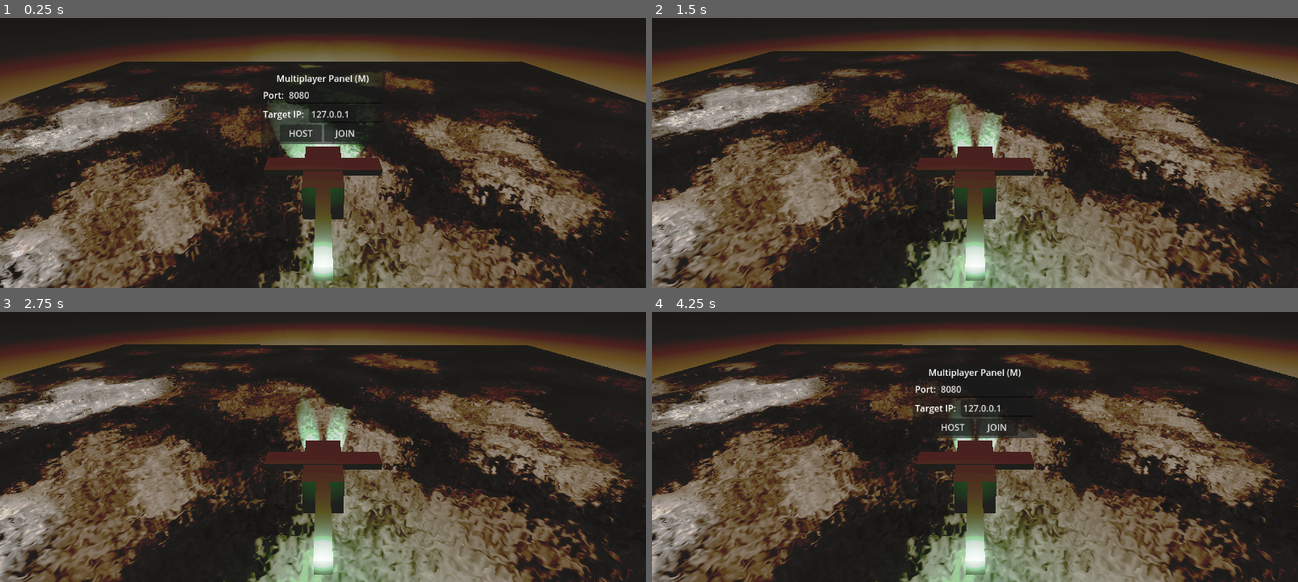
Above: before the commit, frames 1-4 (two rows, left to right).
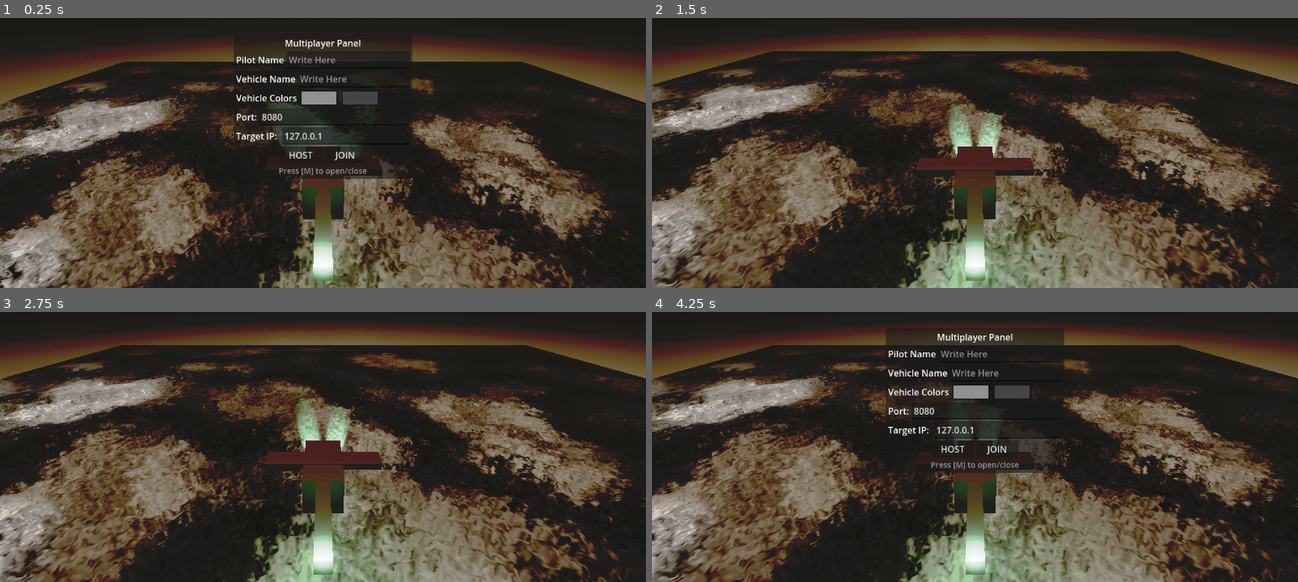
Above: after the commit, the same moments.

Repository: fracter2/here-be-le-dragon
Game: Godot game, scene res://Content/World.tscn
Two runs of this game, one before a commit and one after it. Both use one fixed random seed, a clock stepped at 60 frames per second and the inputs below.
Inputs:
- Up to frame 1 (0.25 s): no input
- Up to frame 2 (1.5 s): tap M (Menu) at 0.5 s; hold D (barrel_right) 0.53-1.28 s; tap P (flip_pitch) at 0.6, 1.35 s; hold Down (pitch_down) from 1.28 s (still down)
- Up to frame 3 (2.75 s): tap Space (thrust_up) at 2 s; release Down (pitch_down) at 2.03 s; hold D (barrel_right) from 2.03 s (still down); tap P (flip_pitch) at 2.1 s
- Up to frame 4 (4.25 s): release D (barrel_right) at 2.78 s; hold Up (pitch_up) 2.78-3.53 s; tap P (flip_pitch) at 2.85, 3.6 s; tap Enter at 3.5 s; hold A (barrel_left) from 3.53 s (still down); tap M (Menu) at 4.15 s

The runs differ from the first frame. In frame 1, 7.1% of the frame differs, in the area x 36-64%, y 7-60%; in frame 2, 6.2%; in frame 3, 7.7%; in frame 4, 13%, in the area x 0-100%, y 5-100%.

Commit message:
Camera synced now and preliminary vehicle customization UI added

Diff:
--- a/Content/Helicopter.tscn
+++ b/Content/Helicopter.tscn
@@ -1,6 +1,32 @@
-[gd_scene load_steps=7 format=3 uid="uid://d1gyep613eqe1"]
+[gd_scene load_steps=10 format=3 uid="uid://d1gyep613eqe1"]
 
 [ext_resource type="Script" uid="uid://dnxlejlb5vxb3" path="res://Content/helicopter.gd" id="1_nikds"]
+[ext_resource type="Script" uid="uid://ue7etq887xes" path="res://Multiplayer/multiplayer_input.gd" id="2_6r8wy"]
+
+[sub_resource type="SceneReplicationConfig" id="SceneReplicationConfig_6r8wy"]
+properties/0/path = NodePath(".:player_id")
+properties/0/spawn = true
+properties/0/replication_mode = 1
+properties/1/path = NodePath(".:position")
+properties/1/spawn = true
+properties/1/replication_mode = 1
+properties/2/path = NodePath(".:rotation")
+properties/2/spawn = true
+properties/2/replication_mode = 1
+
+[sub_resource type="SceneReplicationConfig" id="SceneReplicationConfig_te4uw"]
+properties/0/path = NodePath("InputSynchronizer:input_pitch")
+properties/0/spawn = true
+properties/0/replication_mode = 1
+properties/1/path = NodePath("InputSynchronizer:input_barrel")
+properties/1/spawn = true
+properties/1/replication_mode = 1
+properties/2/path = NodePath("InputSynchronizer:input_yaw")
+properties/2/spawn = true
+properties/2/replication_mode = 1
+properties/3/path = NodePath("InputSynchronizer:input_thrust")
+properties/3/spawn = true
+properties/3/replication_mode = 1
 
 [sub_resource type="BoxShape3D" id="BoxShape3D_6r8wy"]
 size = Vector3(2, 2, 3.5)
@@ -31,11 +57,18 @@
 linear_damp = 0.1
 angular_damp = 0.8
 script = ExtResource("1_nikds")
-flip_pitch = -1.0
 rotation_multiplier = 300.0
 rotation_pitch = 3.0
 rotation_yaw = 2.0
 thrust_up = 30.0
+
+[node name="PlayerSynchronizer" type="MultiplayerSynchronizer" parent="."]
+replication_config = SubResource("SceneReplicationConfig_6r8wy")
+
+[node name="InputSynchronizer" type="MultiplayerSynchronizer" parent="."]
+unique_name_in_owner = true
+replication_config = SubResource("SceneReplicationConfig_te4uw")
+script = ExtResource("2_6r8wy")
 
 [node name="CollisionShape3D" type="CollisionShape3D" parent="."]
 transform = Transform3D(1, 0, 0, 0, 1, 0, 0, 0, 1, 0, 0.411, -0.511)
@@ -82,7 +115,6 @@
 
 [node name="Camera3D" type="Camera3D" parent="."]
 transform = Transform3D(1, 0, 0, 0, 0.915663, 0.401948, 0, -0.401948, 0.915663, -0.00338459, 9.57543, 10.5039)
-current = true
 fov = 71.1
 far = 750.0
 
@@ -97,3 +129,7 @@
 visible = false
 offset_right = 40.0
 offset_bottom = 40.0
+
+[node name="Label3D" type="Label3D" parent="."]
+transform = Transform3D(0.00839493, 0, -0.999965, 0, 1, 0, 0.999965, 0, 0.00839493, -1.05062, 0.0717086, -1.00268)
+text = "YOYOYODD"
--- a/Content/World.tscn
+++ b/Content/World.tscn
@@ -173,7 +173,7 @@
 
 # Called when the node enters the scene tree for the first time.
 func _ready() -> void:
-	pass # Replace with function body.
+	MultiplayerManager.player_joined.connect(_on_successfull_join_or_host)
 
 
 # Called every frame. 'delta' is the elapsed time since the previous frame.
@@ -203,7 +203,14 @@
 	if not ip.is_valid_ip_address(): return
 
 	MultiplayerManager.join(ip, port.to_int())
+
+func _on_successfull_join_or_host():
+	visible = not visible
 "
+
+[sub_resource type="LabelSettings" id="LabelSettings_k5ufn"]
+font_size = 14
+font_color = Color(0.629512, 0.629512, 0.629512, 0.913725)
 
 [sub_resource type="GDScript" id="GDScript_hlcxu"]
 resource_name = "synced_label"
@@ -331,8 +338,51 @@
 
 [node name="Label" type="Label" parent="Menu/Join Game Dialauge/MarginContainer/VBoxContainer"]
 layout_mode = 2
-text = "Multiplayer Panel (M)"
+text = "Multiplayer Panel"
 horizontal_alignment = 1
+
+[node name="PilotNameBox" type="HBoxContainer" parent="Menu/Join Game Dialauge/MarginContainer/VBoxContainer"]
+layout_mode = 2
+
+[node name="Label" type="Label" parent="Menu/Join Game Dialauge/MarginContainer/VBoxContainer/PilotNameBox"]
+layout_mode = 2
+text = "Pilot Name"
+
+[node name="PilotName" type="LineEdit" parent="Menu/Join Game Dialauge/MarginContainer/VBoxContainer/PilotNameBox"]
+custom_minimum_size = Vector2(200, 0)
+layout_mode = 2
+size_flags_horizontal = 3
+placeholder_text = "Write Here"
+
+[node name="VehicleNameBox" type="HBoxContainer" parent="Menu/Join Game Dialauge/MarginContainer/VBoxContainer"]
+layout_mode = 2
+
+[node name="Label" type="Label" parent="Menu/Join Game Dialauge/MarginContainer/VBoxContainer/VehicleNameBox"]
+layout_mode = 2
+text = "Vehicle Name"
+
+[node name="VehicleName" type="LineEdit" parent="Menu/Join Game Dialauge/MarginContainer/VBoxContainer/VehicleNameBox"]
+custom_minimum_size = Vector2(200, 0)
+layout_mode = 2
+size_flags_horizontal = 3
+placeholder_text = "Write Here"
+
+[node name="VehicleColorBox" type="HBoxContainer" parent="Menu/Join Game Dialauge/MarginContainer/VBoxContainer"]
+layout_mode = 2
+
+[node name="Label" type="Label" parent="Menu/Join Game Dialauge/MarginContainer/VBoxContainer/VehicleColorBox"]
+layout_mode = 2
+text = "Vehicle Colors"
+
+[node name="ColorPrimary" type="ColorPickerButton" parent="Menu/Join Game Dialauge/MarginContainer/VBoxContainer/VehicleColorBox"]
+layout_mode = 2
+text = "Primary"
+color = Color(0.566967, 0.566967, 0.566967, 1)
+
+[node name="ColorSecondary" type="ColorPickerButton" parent="Menu/Join Game Dialauge/MarginContainer/VBoxContainer/VehicleColorBox"]
+layout_mode = 2
+text = "Primary"
+color = Color(0.269857, 0.269857, 0.269857, 1)
 
 [node name="port box" type="HBoxContainer" parent="Menu/Join Game Dialauge/MarginContainer/VBoxContainer"]
 layout_mode = 2
@@ -374,6 +424,12 @@
 custom_minimum_size = Vector2(75, 0)
 layout_mode = 2
 text = "JOIN"
+
+[node name="SubLabel" type="Label" parent="Menu/Join Game Dialauge/MarginContainer/VBoxContainer"]
+layout_mode = 2
+text = "Press [M] to open/close"
+label_settings = SubResource("LabelSettings_k5ufn")
+horizontal_alignment = 1
 
 [node name="LineEdit" type="Label" parent="Menu"]
 visible = false
--- a/Content/helicopter.gd
+++ b/Content/helicopter.gd
@@ -3,8 +3,8 @@
 @export var player_id:int = 1:
 	set(id):
 		player_id = id
+		%InputSynchronizer.set_multiplayer_authority(id)
 
-@export var flip_pitch : float = 1
 @export var multiply_by_mass: bool = true
 
 @export_group("Rotation", "rotation_")
@@ -19,10 +19,12 @@
 
 @onready var debug_thrust_pointer: MeshInstance3D = $DebugThrustPointer
 @onready var input_display: Label = $UI/InputDisplay
+@onready var multiplayer_synchronizer: MultiplayerSynchronizer = %InputSynchronizer
 
 # Called when the node enters the scene tree for the first time.
 func _ready() -> void:
-	pass # Replace with function body.
+	if player_id == multiplayer.get_unique_id():
+		$Camera3D.make_current()
 
 
 # Called every frame. 'delta' is the elapsed time since the previous frame.
@@ -30,15 +32,12 @@
 	pass
 
 func _physics_process(delta: float) -> void:
+	if not multiplayer.is_server(): return
 
-	## check if this client is the multiplayer authority? skip if not?
-
-	if Input.is_action_just_pressed(&"flip_pitch"): flip_pitch = flip_pitch * -1
-
-	var input_pitch:float = Input.get_axis(&"pitch_down", &"pitch_up") * flip_pitch
-	var input_barrel:float = Input.get_axis(&"barrel_right", &"barrel_left")
-	var input_yaw:float = Input.get_axis(&"yaw_right", &"yaw_left")
-	var input_thrust:float = Input.get_axis(&"thrust_down", &"thrust_up")
+	var input_pitch:float = multiplayer_synchronizer.input_pitch
+	var input_barrel:float = multiplayer_synchronizer.input_barrel
+	var input_yaw:float = multiplayer_synchronizer.input_yaw
+	var input_thrust:float = multiplayer_synchronizer.input_thrust
 
 	var rot:Vector3 = Vector3(input_pitch * rotation_pitch, input_yaw * rotation_yaw, input_barrel * rotation_barrel)
 	if multiply_by_mass: rot *= mass
--- /dev/null
+++ b/Multiplayer/multiplayer_input.gd
@@ -0,0 +1,29 @@
+extends MultiplayerSynchronizer
+
+var flip_pitch: float = -1
+var input_pitch:float = 0
+var input_barrel:float = 0
+var input_yaw:float = 0
+var input_thrust:float = 0
+
+# Called when the node enters the scene tree for the first time.
+func _ready() -> void:
+	if get_multiplayer_authority() != multiplayer.get_unique_id():
+		set_process(false)
+		set_physics_process(false)
+		return
+
+	if Input.is_action_just_pressed(&"flip_pitch"): flip_pitch = flip_pitch * -1
+	input_pitch = Input.get_axis(&"pitch_down", &"pitch_up") * flip_pitch
+	input_barrel = Input.get_axis(&"barrel_right", &"barrel_left")
+	input_yaw = Input.get_axis(&"yaw_right", &"yaw_left")
+	input_thrust = Input.get_axis(&"thrust_down", &"thrust_up")
+
+
+# Called every frame. 'delta' is the elapsed time since the previous frame.
+func _physics_process(delta: float) -> void:
+	if Input.is_action_just_pressed(&"flip_pitch"): flip_pitch = flip_pitch * -1
+	input_pitch = Input.get_axis(&"pitch_down", &"pitch_up") * flip_pitch
+	input_barrel = Input.get_axis(&"barrel_right", &"barrel_left")
+	input_yaw = Input.get_axis(&"yaw_right", &"yaw_left")
+	input_thrust = Input.get_axis(&"thrust_down", &"thrust_up")
--- a/Multiplayer/multiplayer_manager.gd
+++ b/Multiplayer/multiplayer_manager.gd
@@ -66,8 +66,8 @@
 
 func _remove_single_player():
 	print("Remove single player")
-	var player_to_remove = get_tree().current_scene.get_node("Singleplayer Helicopter")
-	player_to_remove.queue_free()
+	var player_to_remove = get_tree().current_scene.get_node_or_null("Singleplayer Helicopter")
+	if player_to_remove != null: player_to_remove.queue_free()
 
 
 func is_valid_port(n:int, print_error: bool = false):
Not shown: 1 places in Content/World.tscn that only renumber resources
Not shown, added: Multiplayer/multiplayer_input.gd.uid
